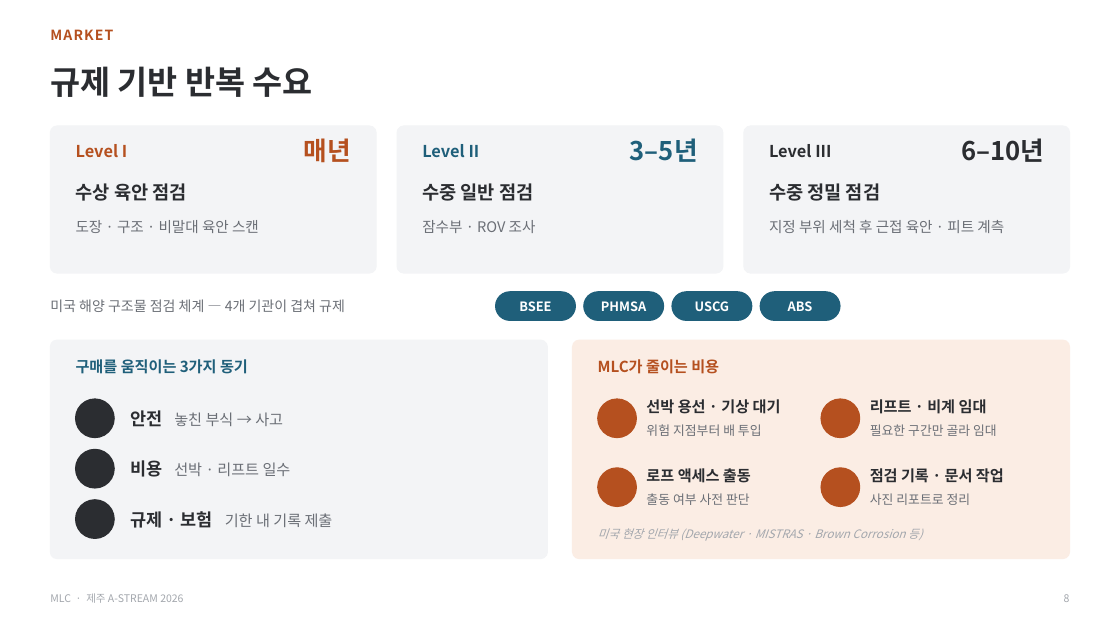
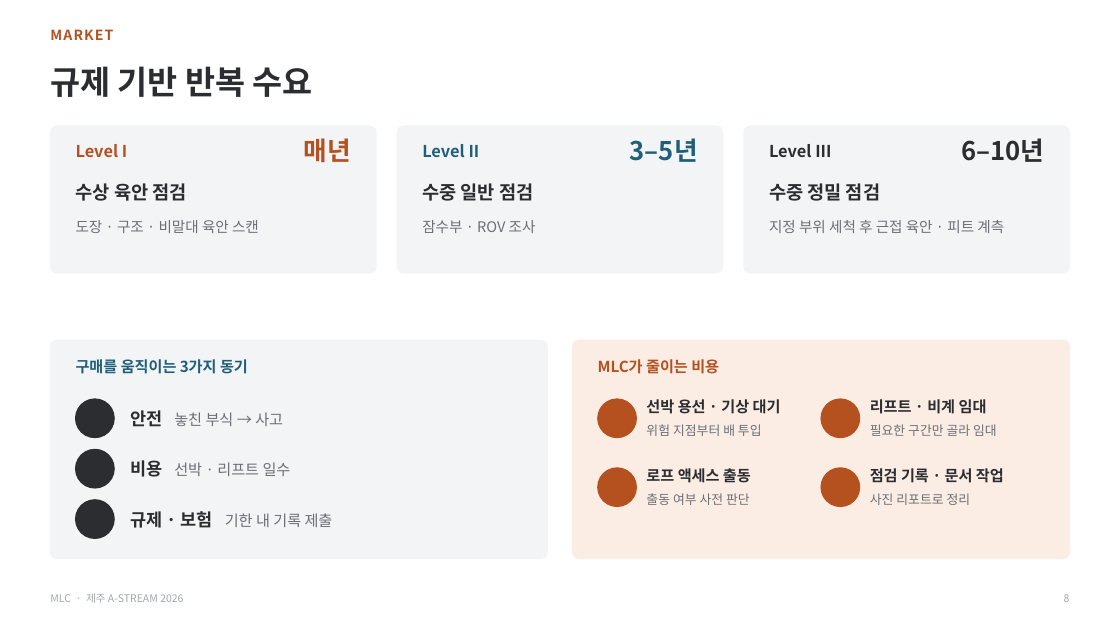
Before and after one commit to zscfvgbb-cmyk/PPT, a slide deck: slide 8 of MLC_IR_A-STREAM2026_v3.pptx. Drawn at 1120x630 pixels with LibreOffice and Linux fonts; fonts in the diff are those of the drawing; background and template pictures are left out. Boxes give left, top, right and bottom in pixels: in the first picture for what was removed or moved away, otherwise in the second. Text is boxed around its words. In the diff, an @@ line names an element or a change of style, - is before the commit and + after.

```diff
--- a/MLC_IR_A-STREAM2026_v3.pptx
+++ b/MLC_IR_A-STREAM2026_v3.pptx
@@ text removed at [50,299,345,312] @@
-미국 해양 구조물 점검 체계 — 4개 기관이 겹쳐 규제
@@ rounded rectangle removed at [496,292,576,320] @@
@@ rounded rectangle removed at [584,292,664,320] @@
@@ rounded rectangle removed at [672,292,752,320] @@
@@ rounded rectangle removed at [760,292,840,320] @@
@@ text removed at [519,301,551,311] @@
-BSEE
@@ text removed at [601,301,647,311] @@
-PHMSA
@@ text removed at [695,301,730,311] @@
-USCG
@@ text removed at [788,301,813,311] @@
-ABS
@@ text removed at [598,528,923,541] @@
-미국 현장 인터뷰 (Deepwater · MISTRAS · Brown Corrosion 등)
```
Also in this commit, not shown: 4 other slides changed, 1 other file.
